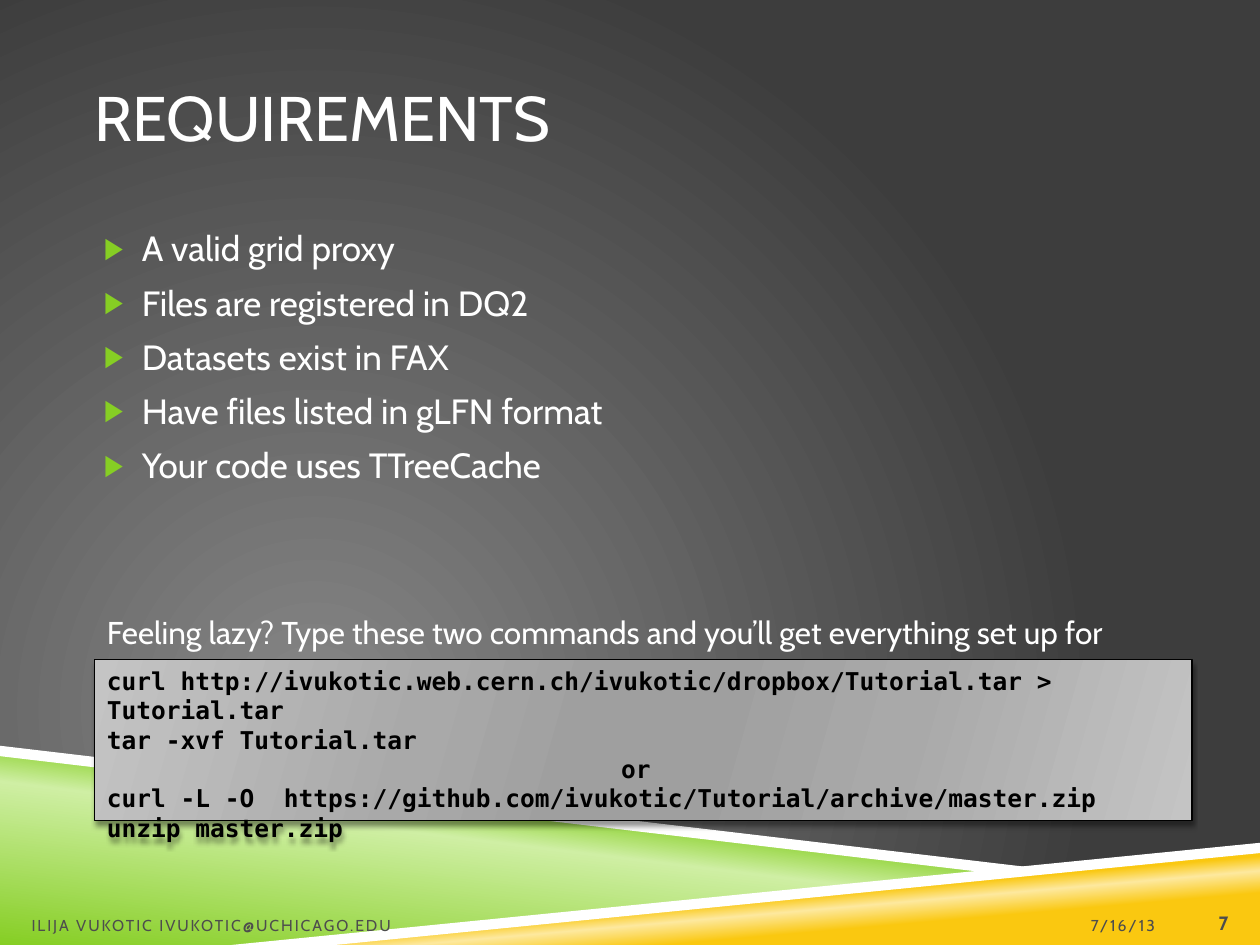
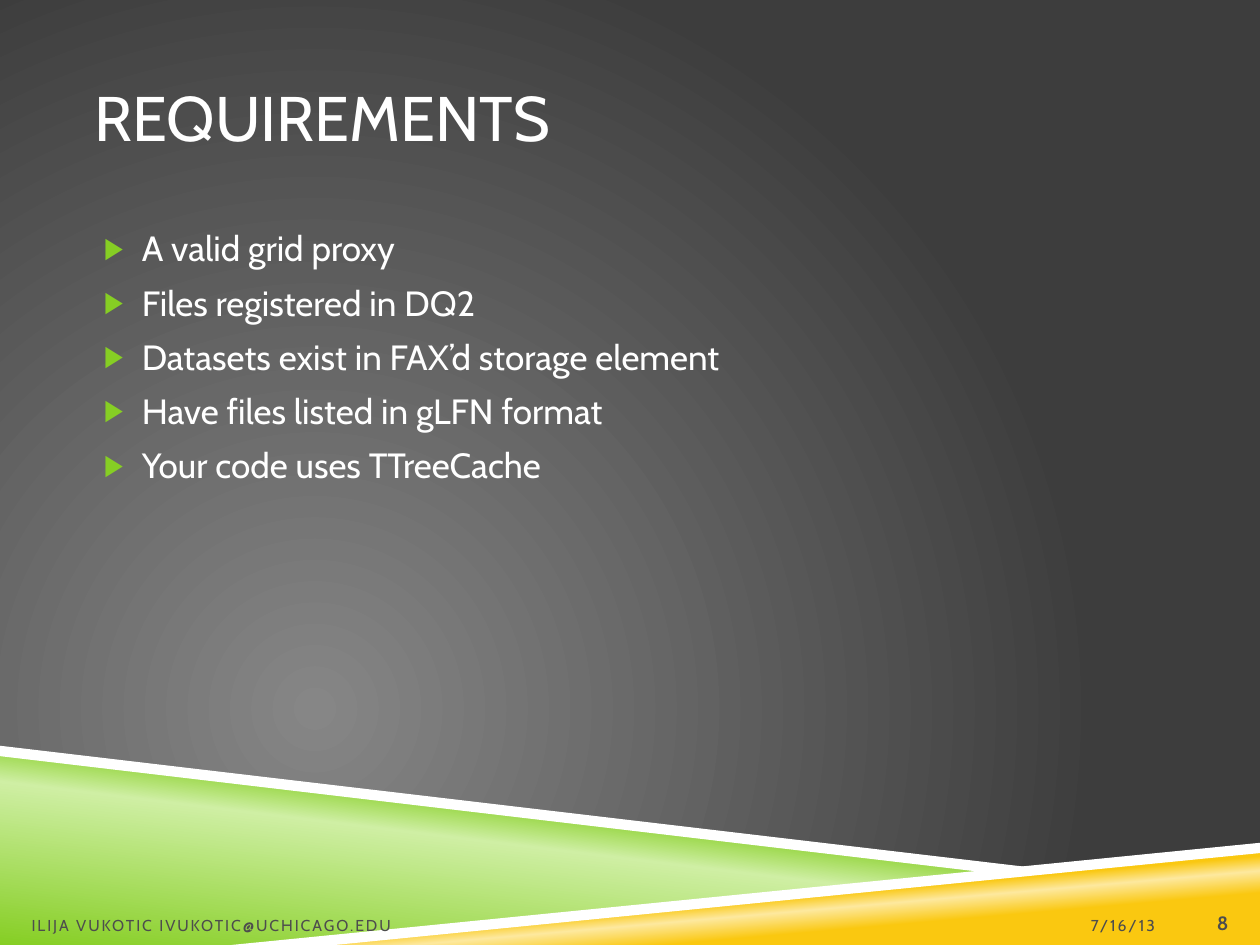
Before and after one commit to ivukotic/Tutorial, a slide deck: slide 8 of Tutorial.pptx (slide 7 before the commit). Drawn at 1260x945 pixels with LibreOffice and Linux fonts; fonts in the diff are those of the drawing; background and template pictures are left out. Boxes give left, top, right and bottom in pixels: in the first picture for what was removed or moved away, otherwise in the second. Text is boxed around its words. In the diff, an @@ line names an element or a change of style, - is before the commit and + after.

```diff
--- a/Tutorial.pptx
+++ b/Tutorial.pptx
@@ text at [142,290,719,379]: text changed @@
-▶ Files are registered in DQ2
-▶ Datasets exist in FAX
+▶ Files registered in DQ2
+▶ Datasets exist in FAX’d storage element
@@ text removed at [107,620,1103,689] @@
-Feeling lazy? Type these two commands and you’ll get everything set up for you:
@@ rectangle removed at [94,659,1192,820] @@
-curl http://ivukotic.web.cern.ch/ivukotic/dropbox/Tutorial.tar > Tutorial.tar
-tar -xvf Tutorial.tar
-or
-curl -L -O https://github.com/ivukotic/Tutorial/archive/master.zip
-unzip master.zip
@@ page number at [1217,916,1229,930]: text changed @@
-7
+8
```
Also in this commit, not shown: 15 other slides changed, 4 slides added.
